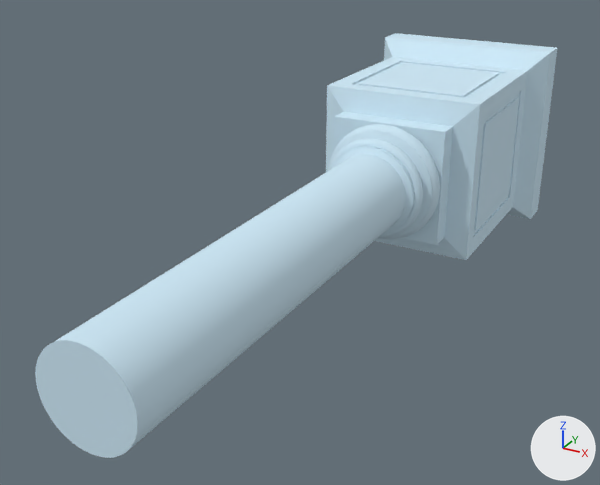
One commit to the FBX model Unity Project/Giroux-CAP6117-SANC - crown/Assets/Models/LOD Headstones/PA-118-F.fbx: the scene before it, then after it.
One viewpoint serves both versions: a 50 mm lens placed at (1.26, -3.91, 1.14), pointed at (-0.12, -1.4, -0.11). The axes (+X, +Y, +Z) are drawn at lower right. The lights are the same throughout. The first picture is the older version. Objects named as collision shapes, trigger or cutter boxes, shadow casters or lower levels of detail are left out. Where no turn or scale is listed for an object, it has been applied to the vertices.

Names of what the first picture shows: 'PA-118-F_LOD0'.
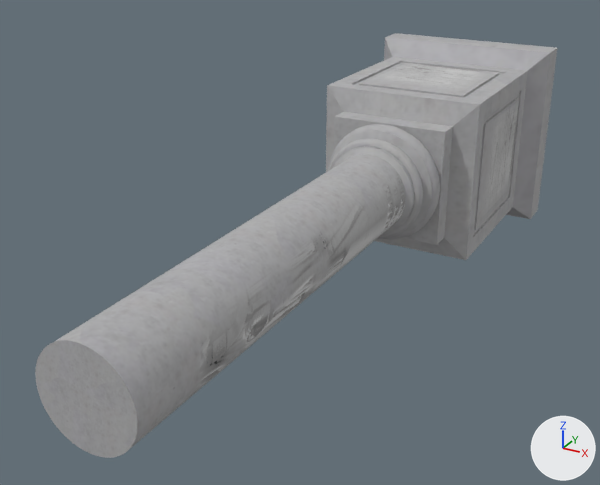
The change, as a diff of the scene's bpy script:
```diff
--- a/Unity Project/Giroux-CAP6117-SANC - crown/Assets/Models/LOD Headstones/PA-118-F.fbx.py
+++ b/Unity Project/Giroux-CAP6117-SANC - crown/Assets/Models/LOD Headstones/PA-118-F.fbx.py
@@ img_a_118_f_png @@
+img_a_118_f_png = load_image('A-118-F.png', '../../Materials/LOD Headstone Mats/A-118-F.png', 1024, 1024, 'sRGB')
@@ mat_0_615686_0_811765_0_929412_0_000000_0_103 @@
 mat_0_615686_0_811765_0_929412_0_000000_0_103 = principled_material('0.615686_0.811765_0.929412_0.000000_0.103')
-mat_0_615686_0_811765_0_929412_0_000000_0_103.base_color = (0.616, 0.812, 0.929)  # blue #cee9f7
-mat_0_615686_0_811765_0_929412_0_000000_0_103.roughness = 1.0
+mat_0_615686_0_811765_0_929412_0_000000_0_103.texture = img_a_118_f_png
+mat_0_615686_0_811765_0_929412_0_000000_0_103.roughness = 0.859
```

Pixel boxes (x1, y1, x2, y2) of what changed, in the pictures (600 x 485 px):
'PA-118-F_LOD0', surface changed (blue to grey): (35, 33, 558, 458) in both
